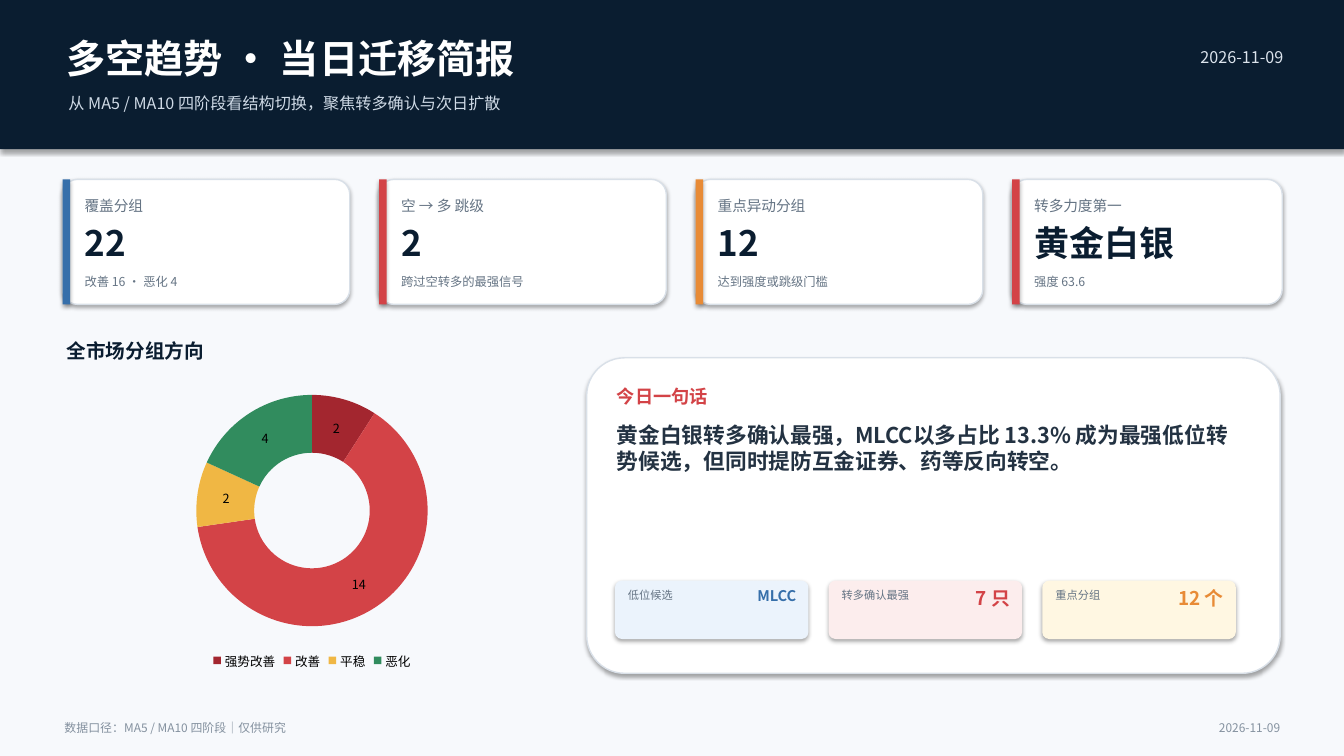
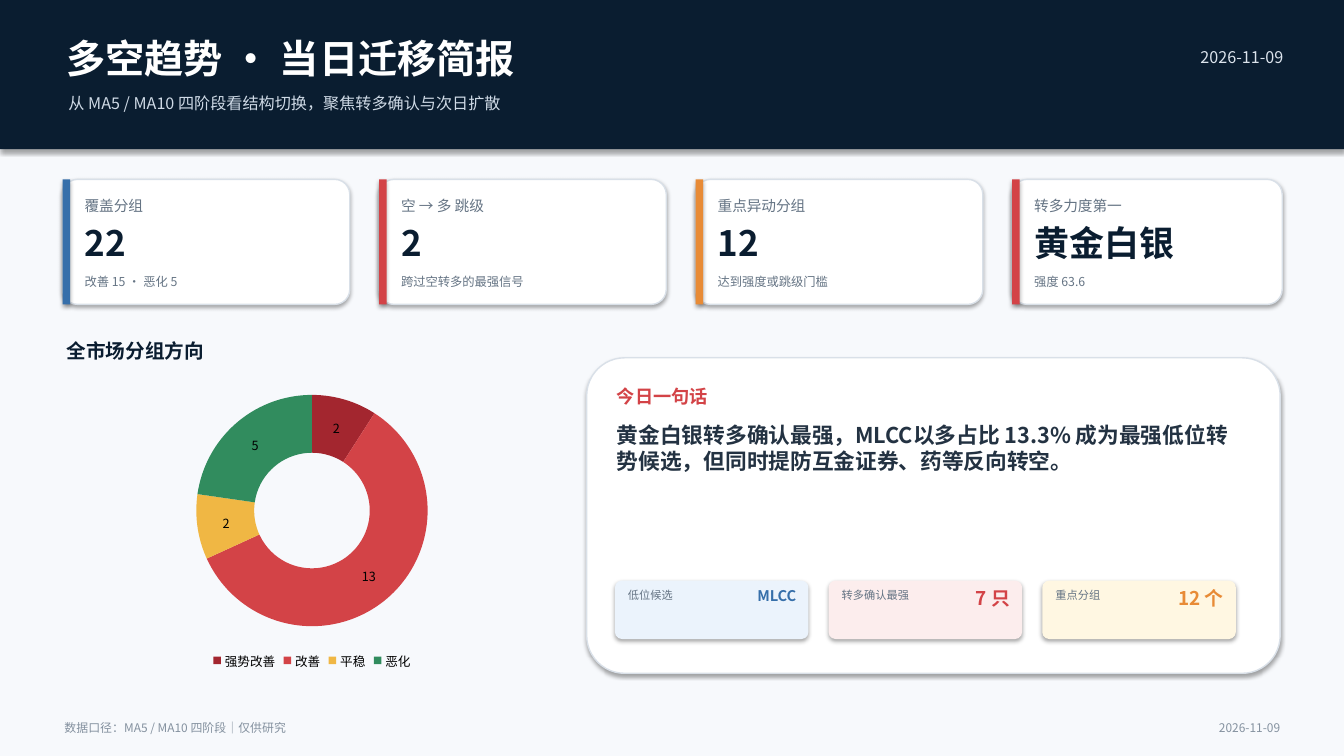
Before and after one commit to nancybhc/a-share-blast-lab, a slide deck: slide 1 of assets/多空阶段简报_2026-11-09.pptx. Drawn at 1344x756 pixels with LibreOffice and Linux fonts; fonts in the diff are those of the drawing. Boxes give left, top, right and bottom in pixels: in the first picture for what was removed or moved away, otherwise in the second. Text is boxed around its words. In the diff, an @@ line names an element or a change of style, - is before the commit and + after.

```diff
--- a/assets/多空阶段简报_2026-11-09.pptx
+++ b/assets/多空阶段简报_2026-11-09.pptx
@@ text at (85, 276, 178, 287): text changed @@
-改善 16 · 恶化 4
+改善 15 · 恶化 5
@@ doughnut chart at (73, 381, 552, 674) @@
@@ Series 1, 改善: 14 to 13 @@
@@ Series 1, 恶化: 4 to 5 @@
```
Also in this commit, not shown: 3 other slides changed, 13 other files.
